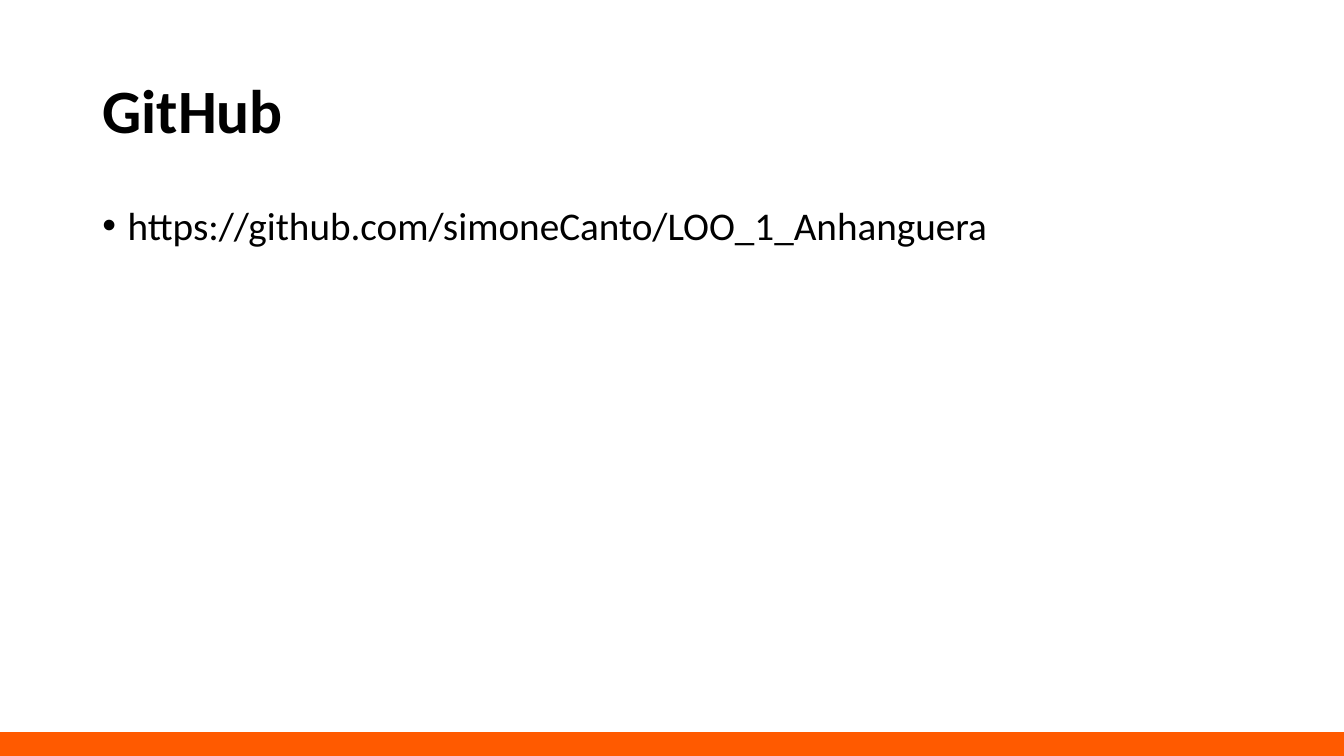
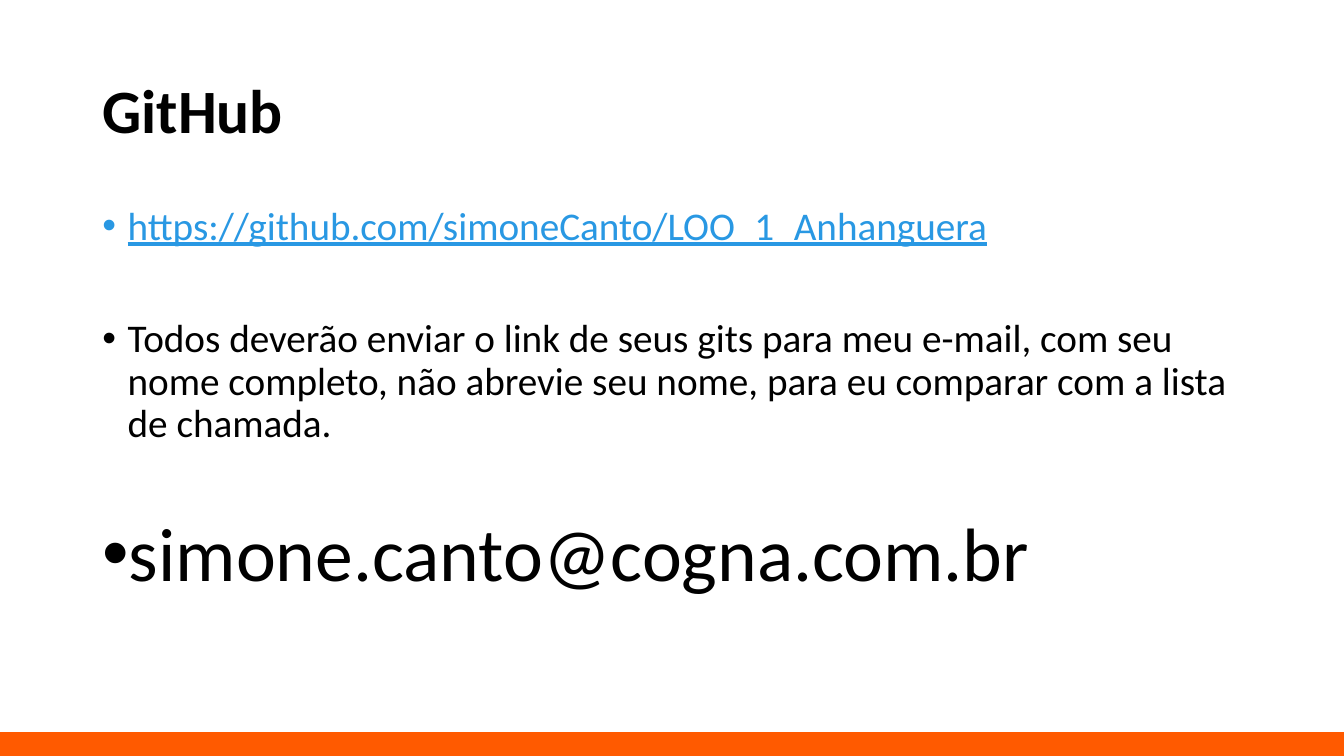
Before and after one commit to simoneCanto/LOO_1_Anhanguera, a slide deck: slide 16 of aula_1.pptx. Drawn at 1344x756 pixels with LibreOffice and Linux fonts; fonts in the diff are those of the drawing; background and template pictures are left out. Boxes give left, top, right and bottom in pixels: in the first picture for what was removed or moved away, otherwise in the second. Text is boxed around its words. In the diff, an @@ line names an element or a change of style, - is before the commit and + after.

```diff
--- a/aula_1.pptx
+++ b/aula_1.pptx
@@ text at bbox=[128, 212, 987, 247]: text colour #000000 to #2998E3, underline on in "https://github.com/simoneCanto/LOO_1_Anhanguera" @@
@@ text at bbox=[128, 324, 1226, 594]: paragraphs added @@
+• Todos deverão enviar o link de seus gits para meu e-mail, com seu nome completo, não abrevie seu nome, para eu comparar com a lista de chamada.
+• simone.canto@cogna.com.br
```
Also in this commit, not shown: 1 other slide changed, 2 slides added.
